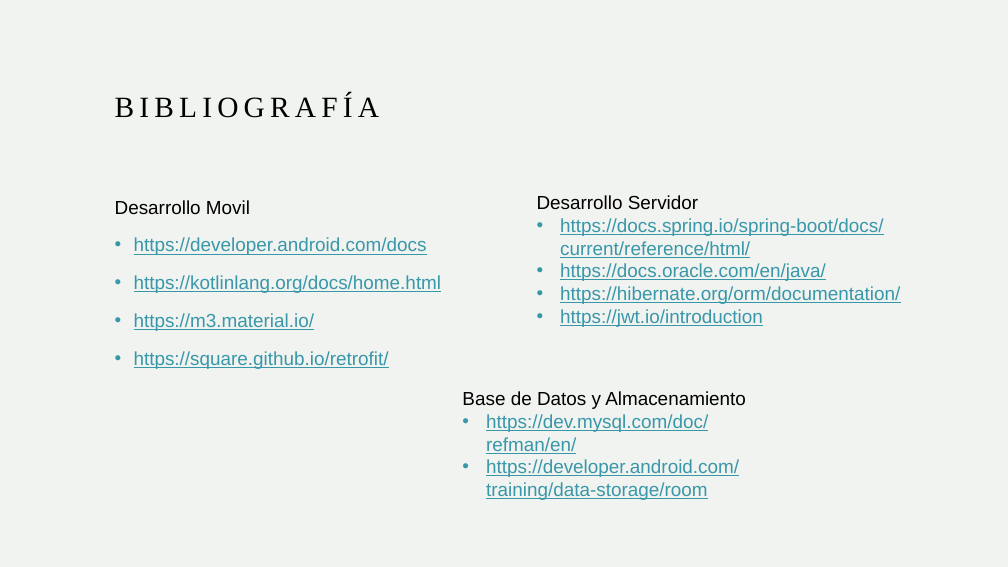
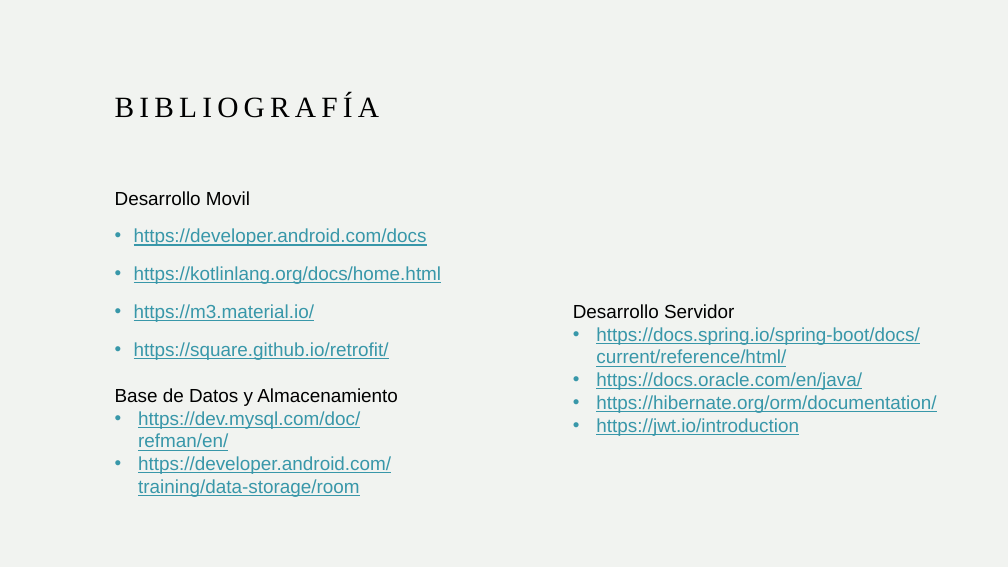
Before and after one commit to LMMilli/Proyecto, a slide deck: slide 9 of Documentacion/GymProgress.pptx. Drawn at 1008x567 pixels with LibreOffice and Linux fonts; fonts in the diff are those of the drawing. Boxes give left, top, right and bottom in pixels: in the first picture for what was removed or moved away, otherwise in the second. Text is boxed around its words. In the diff, an @@ line names an element or a change of style, - is before the commit and + after.

```diff
--- a/Documentacion/GymProgress.pptx
+++ b/Documentacion/GymProgress.pptx
@@ text "Desarrollo Movil": place and size @@
-text "Desarrollo Movil" at [115, 200, 442, 369]
+text "Desarrollo Movil" at [115, 191, 442, 360]
@@ text "Desarrollo Servidor": place and size @@
-text "Desarrollo Servidor" at [537, 195, 900, 327]
+text "Desarrollo Servidor" at [573, 304, 936, 436]
@@ text "Base de Datos y Almacenamiento": place and size @@
-text "Base de Datos y Almacenamiento" at [462, 391, 746, 500]
+text "Base de Datos y Almacenamiento" at [115, 388, 398, 497]
```
Also in this commit, not shown: 2 other files.
